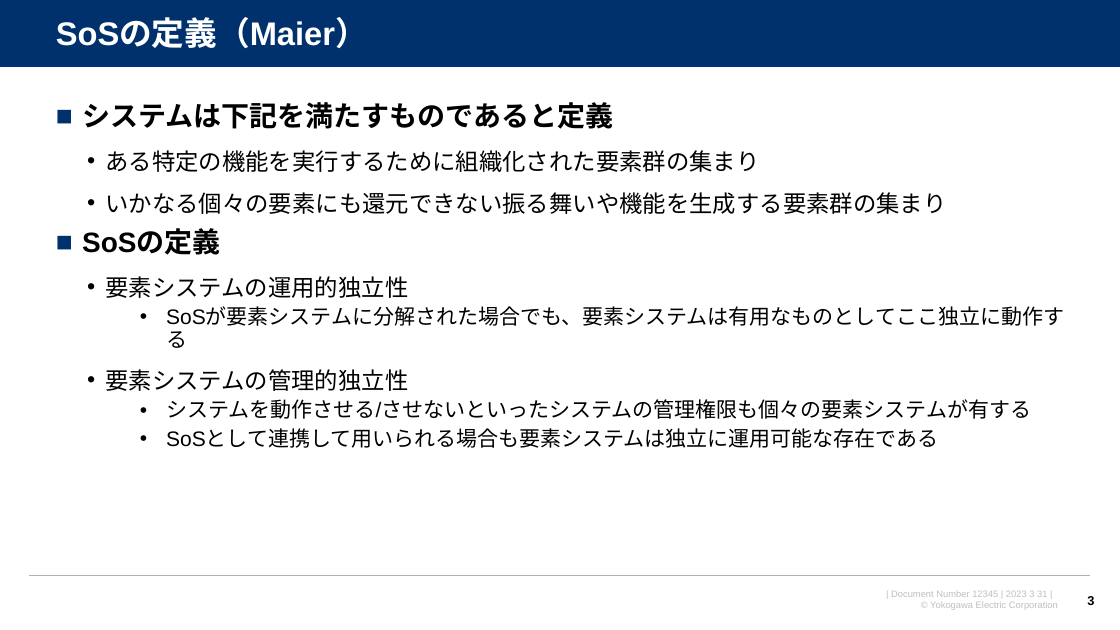
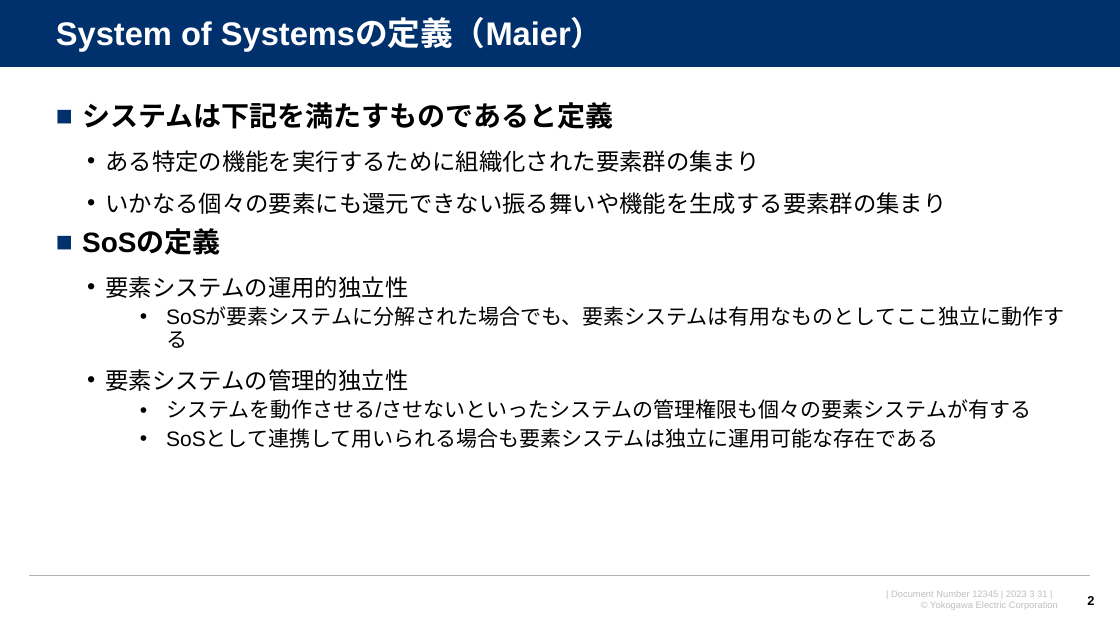
Before and after one commit to watarukumagai-git/opt, a slide deck: slide 2 of SoS/230830_SoS分科会6回_kuma_rev.0.pptx (slide 3 before the commit). Drawn at 1120x630 pixels with LibreOffice and Linux fonts; fonts in the diff are those of the drawing; background and template pictures are left out. Boxes give left, top, right and bottom in pixels: in the first picture for what was removed or moved away, otherwise in the second. Text is boxed around its words. In the diff, an @@ line names an element or a change of style, - is before the commit and + after.

```diff
--- a/SoS/230830_SoS分科会6回_kuma_rev.0.pptx
+++ b/SoS/230830_SoS分科会6回_kuma_rev.0.pptx
@@ title at bbox=[56, 19, 604, 51]: text changed @@
-SoSの定義（Maier）
+System of Systemsの定義（Maier）
```
Also in this commit, not shown: 3 other slides changed, 18 slides added, 2 slides removed.
